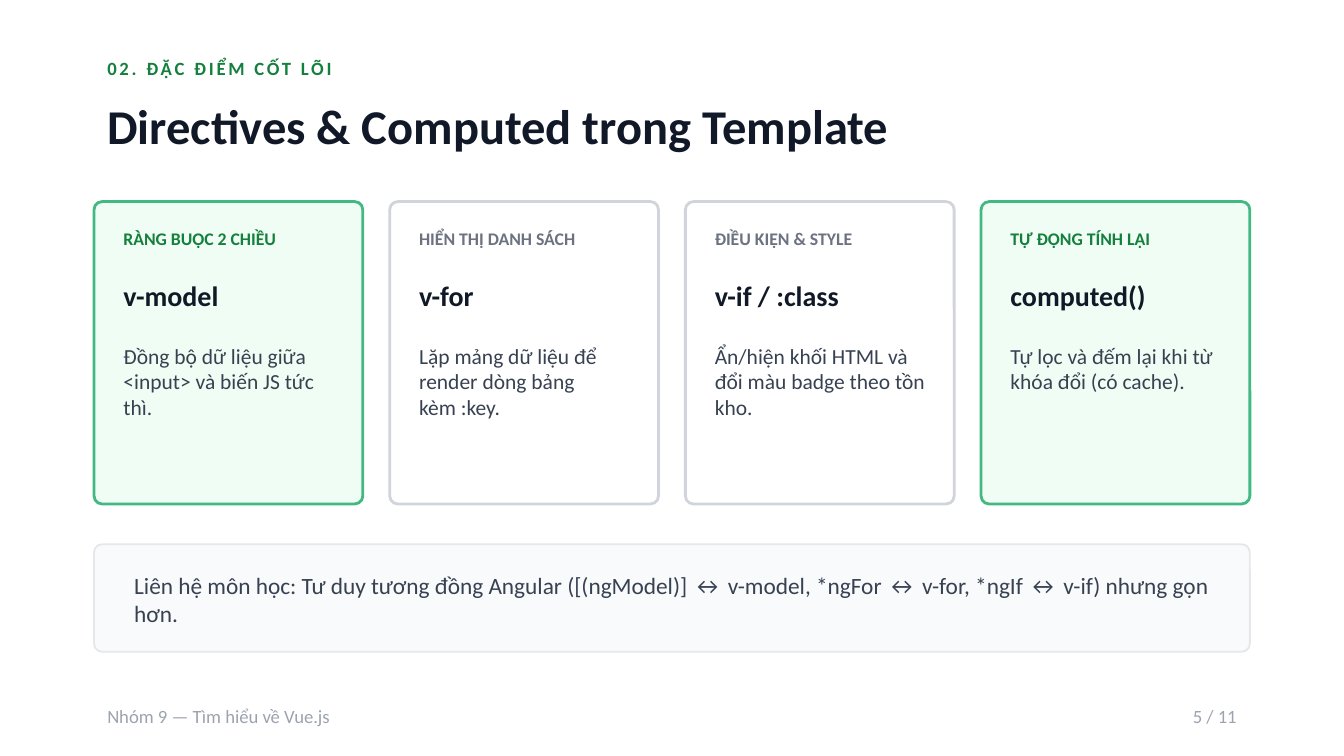
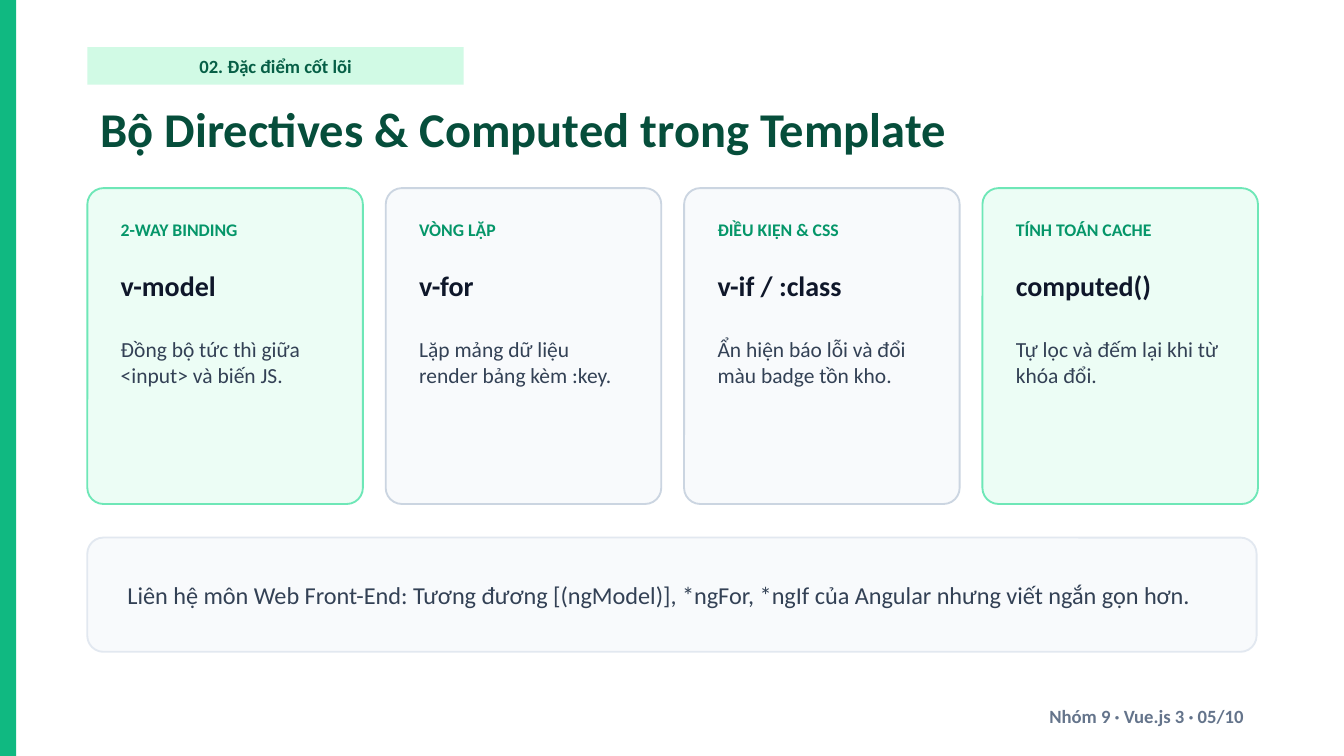
Before and after one commit to Musual-Moncra/vuejs-presentation-group9, a slide deck: slide 5 of Slide_ThuyetTrinh_VueJS_Nhom9.pptx. Drawn at 1344x756 pixels with LibreOffice and Linux fonts; fonts in the diff are those of the drawing. Boxes give left, top, right and bottom in pixels: in the first picture for what was removed or moved away, otherwise in the second. Text is boxed around its words. In the diff, an @@ line names an element or a change of style, - is before the commit and + after.

Commit message:
design: distinct emerald-rounded layout for Group 9 and remove demo instruction slide

```diff
--- a/Slide_ThuyetTrinh_VueJS_Nhom9.pptx
+++ b/Slide_ThuyetTrinh_VueJS_Nhom9.pptx
@@ rectangle added at <box>0,0,16,755</box>, fill #10B981 @@
@@ rectangle "02. Đặc điểm cốt lõi": place and size @@
-rectangle "02. Đặc điểm cốt lõi" at <box>107,60,332,78</box>
+rectangle "02. Đặc điểm cốt lõi" at <box>87,47,464,85</box>
@@ rectangle "02. Đặc điểm cốt lõi" at <box>87,47,464,85</box>: fill none to #D1FAE5 @@
@@ text in rectangle at <box>199,58,352,77</box>: text changed; text colour #15803D to #065F46 @@
-02. ĐẶC ĐIỂM CỐT LÕI
+02. Đặc điểm cốt lõi
@@ text at <box>101,113,946,156</box>: text changed; text colour #111827 to #064E3B @@
-Directives & Computed trong Template
+Bộ Directives & Computed trong Template
@@ rounded rectangle: place and size @@
-rounded rectangle at <box>94,202,363,504</box>
+rounded rectangle at <box>87,188,363,504</box>
@@ rounded rectangle at <box>87,188,363,504</box>: fill #F0FDF4 to #ECFDF5; outline #42B883 1.5 pt to #6EE7B7 1 pt; proportions changed @@
@@ rounded rectangle: place and size @@
-rounded rectangle at <box>390,202,659,504</box>
+rounded rectangle at <box>386,188,661,504</box>
@@ rounded rectangle at <box>386,188,661,504</box>: fill #FFFFFF to #F8FAFC; outline #D1D5DB 1.5 pt to #CBD5E1 1 pt; proportions changed @@
@@ rounded rectangle at <box>684,188,960,504</box>: fill #FFFFFF to #F8FAFC; outline #D1D5DB 1.5 pt to #CBD5E1 1 pt; proportions changed @@
@@ rounded rectangle: place and size @@
-rounded rectangle at <box>685,202,954,504</box>
+rounded rectangle at <box>684,188,960,504</box>
@@ rounded rectangle at <box>982,188,1258,504</box>: fill #F0FDF4 to #ECFDF5; outline #42B883 1.5 pt to #6EE7B7 1 pt; proportions changed @@
@@ rounded rectangle: place and size @@
-rounded rectangle at <box>981,202,1250,504</box>
+rounded rectangle at <box>982,188,1258,504</box>
@@ text at <box>121,224,237,236</box>: text changed; text colour #15803D to #059669 @@
-RÀNG BUỘC 2 CHIỀU
+2-WAY BINDING
@@ text at <box>419,221,496,239</box>: text changed; text colour #6B7280 to #059669 @@
-HIỂN THỊ DANH SÁCH
+VÒNG LẶP
@@ text at <box>718,221,839,239</box>: text changed; text colour #6B7280 to #059669 @@
-ĐIỀU KIỆN & STYLE
+ĐIỀU KIỆN & CSS
@@ text at <box>1016,221,1151,236</box>: text changed; text colour #15803D to #059669 @@
-TỰ ĐỘNG TÍNH LẠI
+TÍNH TOÁN CACHE
@@ 3 texts: place and size @@
-3 texts at <box>123,286,838,307</box>
+3 texts at <box>121,276,841,297</box>
@@ text colour #111827 to #0F172A in 4 elements at <box>419,276,473,296</box>, <box>718,276,841,297</box>, <box>121,276,216,297</box>, <box>1016,275,1151,301</box> @@
@@ text "computed()": place and size @@
-text "computed()" at <box>1010,285,1145,311</box>
+text "computed()" at <box>1016,275,1151,301</box>
@@ text at <box>121,341,300,387</box>: text changed; text colour #374151 to #334155 @@
-Đồng bộ dữ liệu giữa <input> và biến JS tức thì.
+Đồng bộ tức thì giữa <input> và biến JS.
@@ text at <box>419,342,611,387</box>: text changed; text colour #374151 to #334155 @@
-Lặp mảng dữ liệu để render dòng bảng kèm :key.
+Lặp mảng dữ liệu render bảng kèm :key.
@@ text at <box>718,339,905,387</box>: text changed; text colour #374151 to #334155 @@
-Ẩn/hiện khối HTML và đổi màu badge theo tồn kho.
+Ẩn hiện báo lỗi và đổi màu badge tồn kho.
@@ text at <box>1016,341,1218,383</box>: text changed; text colour #374151 to #334155 @@
-Tự lọc và đếm lại khi từ khóa đổi (có cache).
+Tự lọc và đếm lại khi từ khóa đổi.
@@ rounded rectangle: place and size @@
-rounded rectangle at <box>94,544,1250,652</box>
+rounded rectangle at <box>87,538,1257,652</box>
@@ rounded rectangle at <box>87,538,1257,652</box>: fill #F9FAFB to #F8FAFC; outline #E5E7EB 1 pt to #E2E8F0 1 pt; proportions changed @@
@@ text at <box>127,584,1190,608</box>: text changed; size 12.5 to 13 pt; text colour #374151 to #334155 @@
-Liên hệ môn học: Tư duy tương đồng Angular ([(ngModel)] ↔ v-model, *ngFor ↔ v-for, *ngIf ↔ v-if) nhưng gọn hơn.
+Liên hệ môn Web Front-End: Tương đương [(ngModel)], *ngFor, *ngIf của Angular nhưng viết ngắn gọn hơn.
@@ text removed at <box>107,708,330,726</box> @@
-Nhóm 9 — Tìm hiểu về Vue.js
@@ text at <box>1049,710,1244,726</box>: text changed; text colour #9CA3AF to #64748B; bold on @@
-5 / 11
+Nhóm 9 · Vue.js 3 · 05/10
```
Also in this commit, not shown: 9 other slides changed, 1 slide removed, 2 other files.
